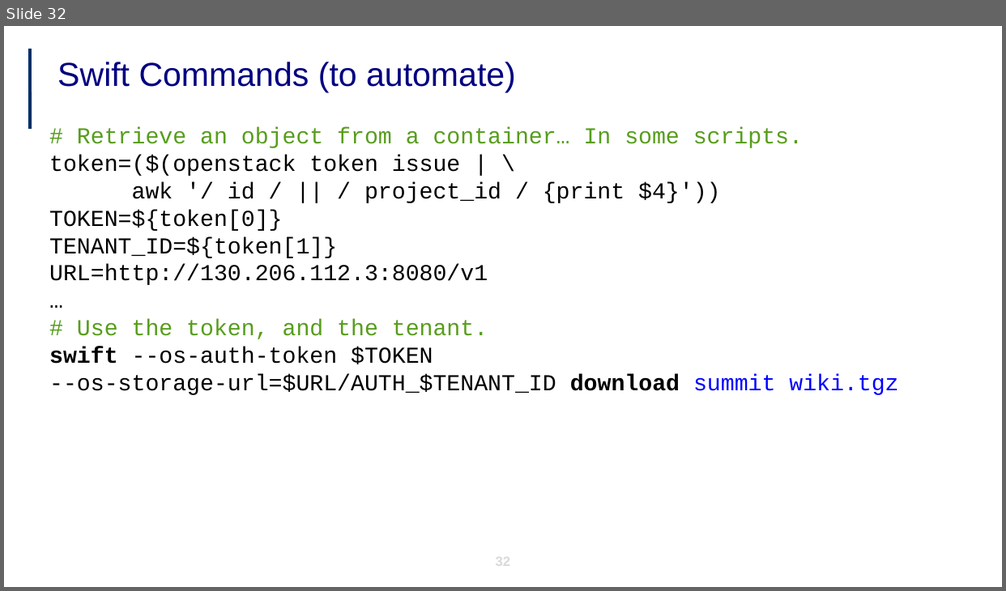
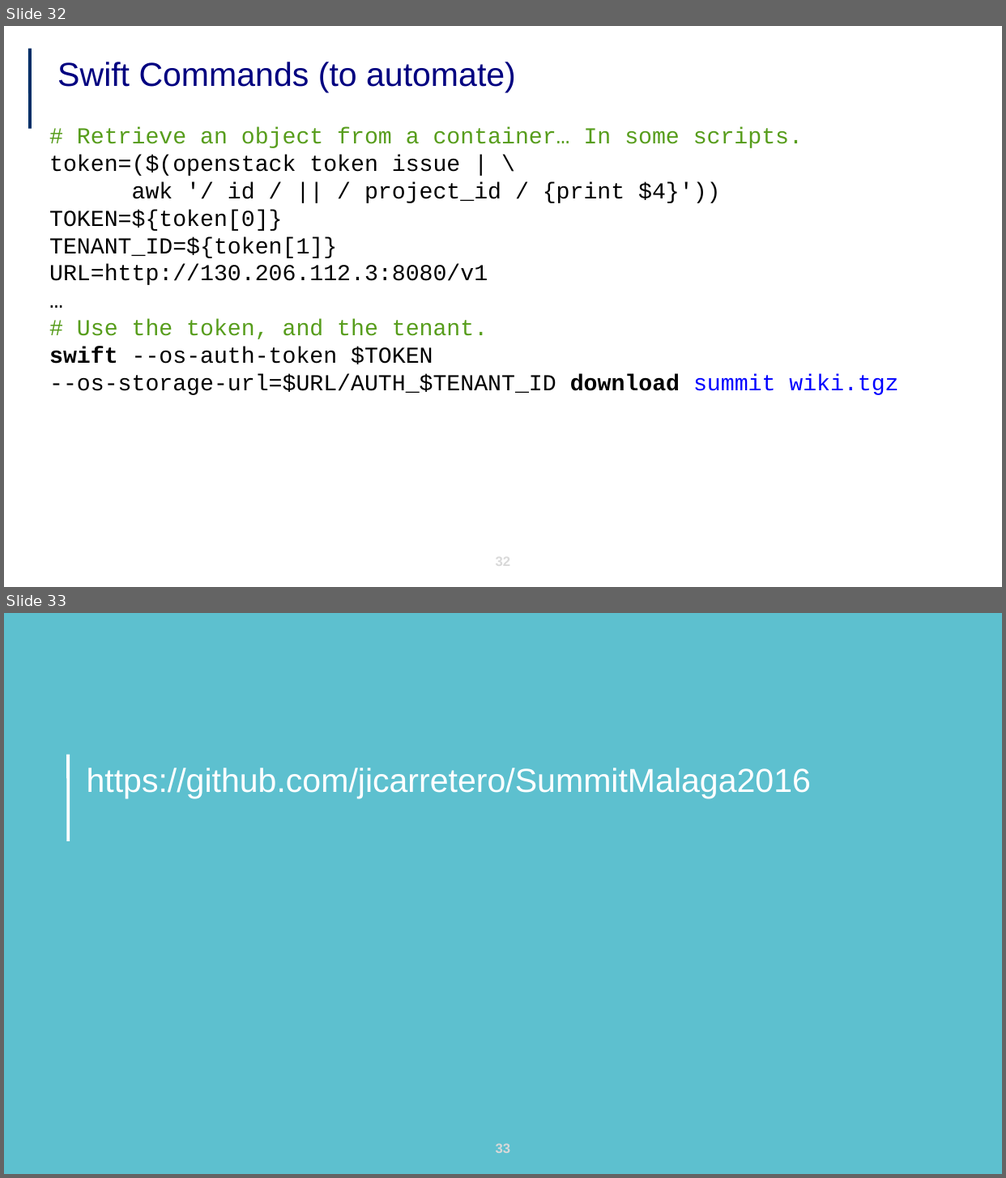
Before and after one commit to jicarretero/SummitMalaga2016, a slide deck: FiwareMalaga.odp. Shown one above the other, each under a label of ours: slide 32 before the commit, slides 32 and 33 after it. The pictures are 1006x591 and 1006x1178 pixels, drawn with LibreOffice and Linux fonts; fonts in the diff are those of the drawing; background and template pictures are left out. Boxes give left, top, right and bottom in pixels: in the first picture for what was removed or moved away, otherwise in the second. Text is boxed around its words. In the diff, an @@ line names an element or a change of style, - is before the commit and + after.

```diff
--- a/FiwareMalaga.odp
+++ b/FiwareMalaga.odp
@@ slide 33 added at (x1=4, y1=613, x2=1002, y2=1174), background #5DC0CF @@
@@ line added from (68, 841) to (68, 755), #FFFFFF 3 pt @@
@@ title added at (x1=87, y1=768, x2=811, y2=798), 32 pt, text #FFFFFF @@
+https://github.com/jicarretero/SummitMalaga2016
@@ page number added at (x1=496, y1=1144, x2=511, y2=1153), 13 pt, text #D9D9D9, bold @@
+33
```
Also in this commit, not shown: 1 slide changed, 1 other file.
